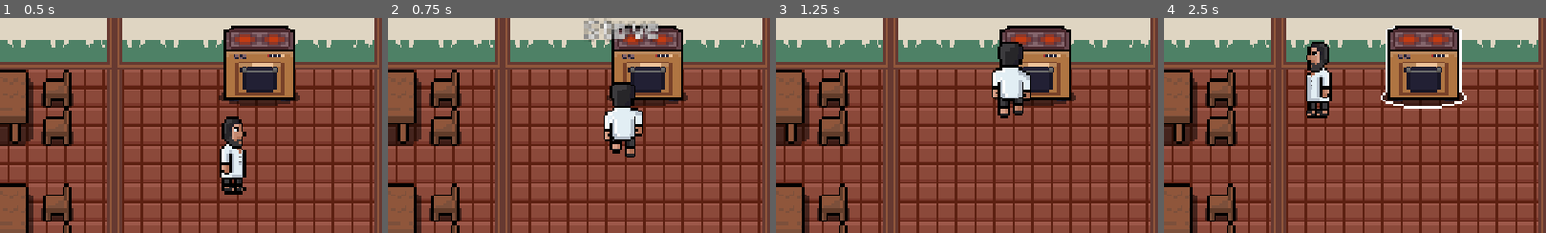
Above: before the commit, frames 1-4 (left to right).
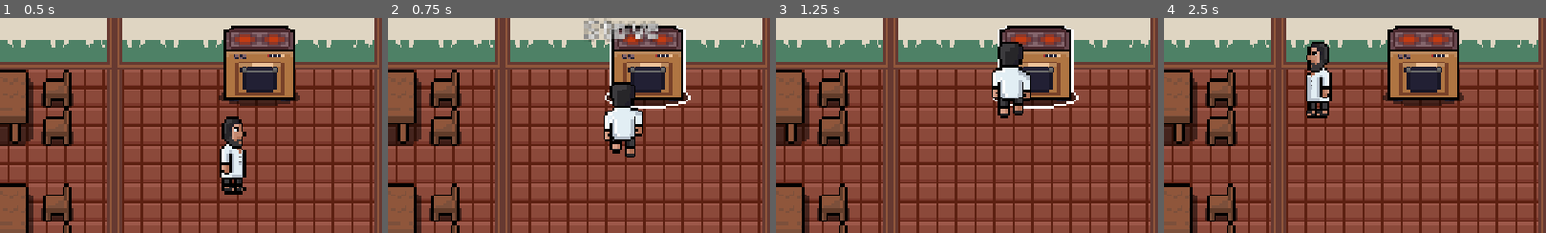
Above: after the commit, the same moments.

Repository: Shafayat1777/project-restaurant
Game: Godot game, scene res://scenes/main.tscn
The game is run twice, just before and just after one commit, with the same random seed, the same clock (stepped at 60 frames per second) and the same inputs.
Inputs:
- Up to frame 1 (0.5 s): no input
- Up to frame 2 (0.75 s): tap Enter at 0.5 s; hold W (up) from 0.53 s (still down); hold E (interact) from 0.53 s (still down)
- Up to frame 3 (1.25 s): keep holding W (up); keep holding E (interact)
- Up to frame 4 (2.5 s): tap Space at 1.25 s; release E (interact) at 1.28 s; tap E (interact) at 1.35 s; release W (up) at 2.03 s; hold Left (left) from 2.03 s (still down); hold E (interact) from 2.03 s (still down)
The pictures show only the part of the screen within x 50-100%, y 6-56%; the shares and areas given below are measured in that part.

Frame 1 is identical in both runs. In frame 2, 0.6% of the frame differs, in the area x 56-80%, y 3-43%; in frame 3, 0.5%; in frame 4, 0.7%.

Commit message:
added new outline fix

Diff:
--- a/interaction_components/interactable.gd
+++ b/interaction_components/interactable.gd
@@ -2,6 +2,11 @@
 
 @export var interact_name: String = ""
 @export var is_intractable: bool = false
+@export var sprite: AnimatedSprite2D
 
 var interact: Callable = func():
 	pass
+
+func set_highlight(enabled: bool) -> void:
+	if sprite and sprite.material:
+		sprite.material.set_shader_parameter("outline_enabled", enabled)
--- a/interaction_components/interacting_component.gd
+++ b/interaction_components/interacting_component.gd
@@ -14,12 +14,17 @@
 
 			can_interact = true
 
-func _process(delta: float) -> void:
+func _process(_delta: float) -> void:
 	if current_interactions and can_interact:
 		current_interactions.sort_custom(_sort_by_nearest)
 		if current_interactions[0].is_intractable:
+			current_interactions[0].set_highlight(true)
 			interact_label.text = current_interactions[0].interact_name
 			interact_label.show()
+
+		# un-highlight everything except the nearest one
+		for i in range(1, current_interactions.size()):
+			current_interactions[i].set_highlight(false)
 	else:
 		interact_label.hide()
 
@@ -33,4 +38,5 @@
 
 
 func _on_interact_range_area_exited(area: Area2D) -> void:
+	area.set_highlight(false)
 	current_interactions.erase(area)
--- a/interaction_components/interacting_component.tscn
+++ b/interaction_components/interacting_component.tscn
@@ -14,7 +14,7 @@
 
 [node name="InteractRange" type="Area2D" parent="." unique_id=1030491287]
 z_index = 10
-collision_layer = 0
+collision_layer = 2
 collision_mask = 2
 
 [node name="CollisionShape2D" type="CollisionShape2D" parent="InteractRange" unique_id=1413936395]
--- a/scenes/objects/stove.tscn
+++ b/scenes/objects/stove.tscn
@@ -57,9 +57,11 @@
 position = Vector2(0, -7.5)
 shape = SubResource("RectangleShape2D_6f4wy")
 
-[node name="Interactable" parent="." unique_id=612619034 instance=ExtResource("3_7u2d5")]
+[node name="Interactable" parent="." unique_id=612619034 node_paths=PackedStringArray("sprite") instance=ExtResource("3_7u2d5")]
+collision_mask = 2
 interact_name = "Stove"
 is_intractable = true
+sprite = NodePath("..")
 
 [node name="CollisionShape2D" type="CollisionShape2D" parent="Interactable" unique_id=1910826770]
 position = Vector2(0, 2.25)
